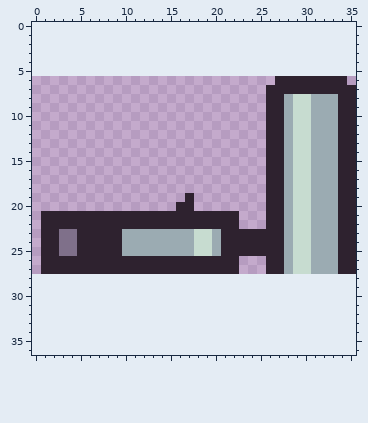
Pixel-art sprite, stored at Assets/Textures/anim_broken_bottle_grabber/anim_broken_bottle_grabber6.png. The picture above was drawn from the file before the commit.
The file is 36x22 pixels. The old version is drawn lined up with the new one, on the new canvas.
After the commit:
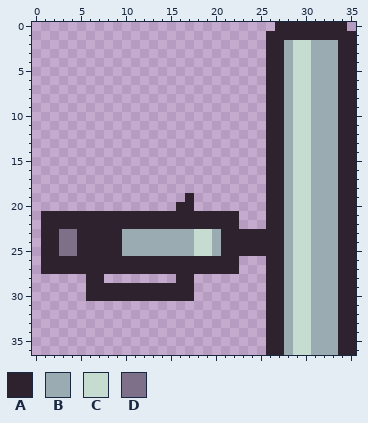
Palette (. is transparent): A #2e222f  B #9babb2  C #c7dcd0  D #7f708a
From old to new:
canvas 36x22 -> 36x37, the old top-left corner now at 0,6
y 0: x 27..34 ........ -> AAAAAAAA
y 1: x 26..35 .......... -> AAAAAAAAAA
y 2..5: x 26..35 .......... -> AABCCBBBAA
y 6: x 26 . -> A; x 28..33 AAAAAA -> BCCBBB; x 35 . -> A
y 7: x 28..33 AAAAAA -> BCCBBB
y 28: x 6..7 .. -> AA; x 16..17 .. -> AA; x 26..35 .......... -> AABCCBBBAA
y 29..30: x 6..17 ............ -> AAAAAAAAAAAA; x 26..35 .......... -> AABCCBBBAA
y 31..36: x 26..35 .......... -> AABCCBBBAA
Where, in picture pixels (left, top, right, bottom), the same in both pictures:
changed: (266, 22, 356, 94)
added: (86, 274, 194, 301)
added: (266, 274, 356, 355)
